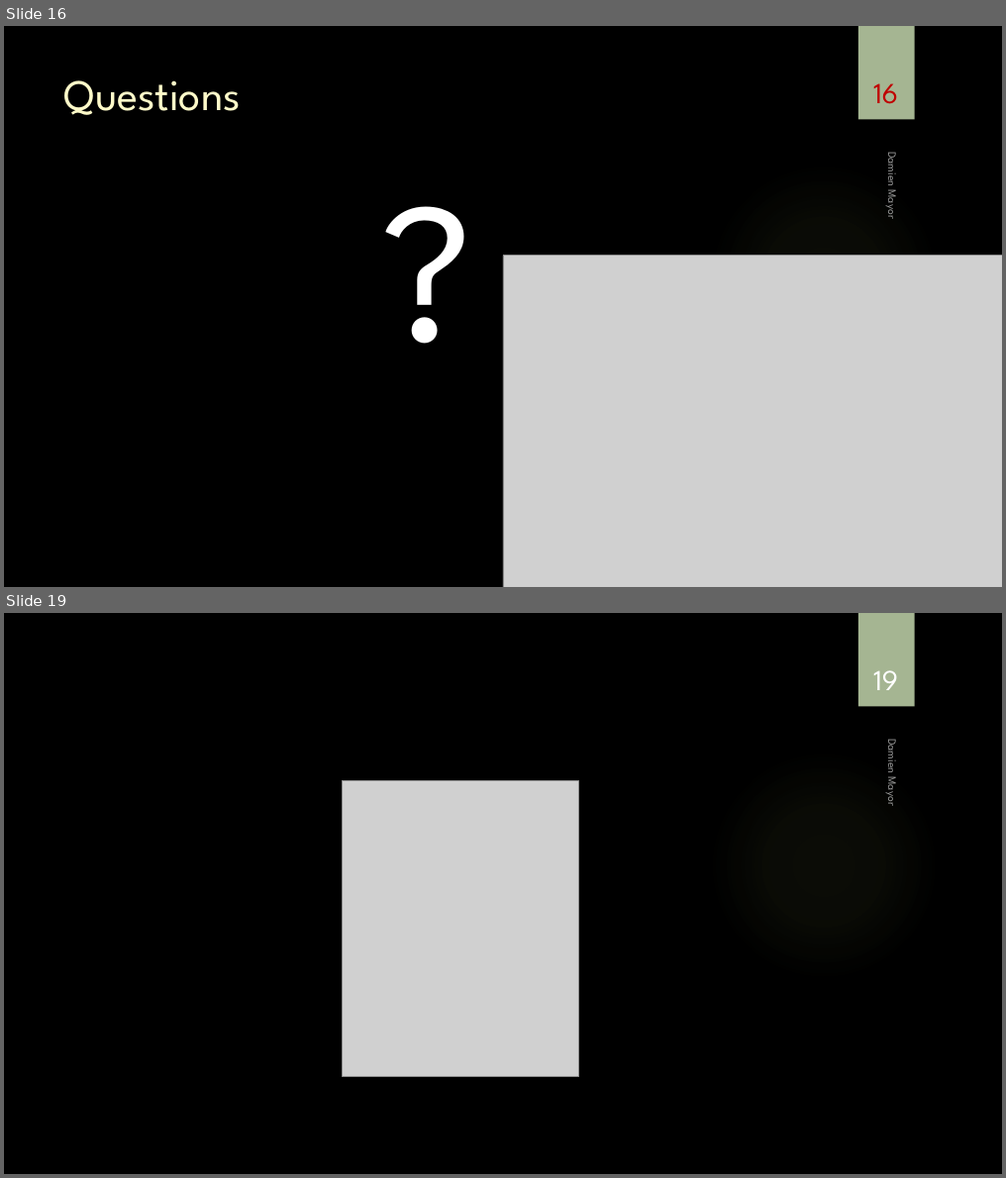
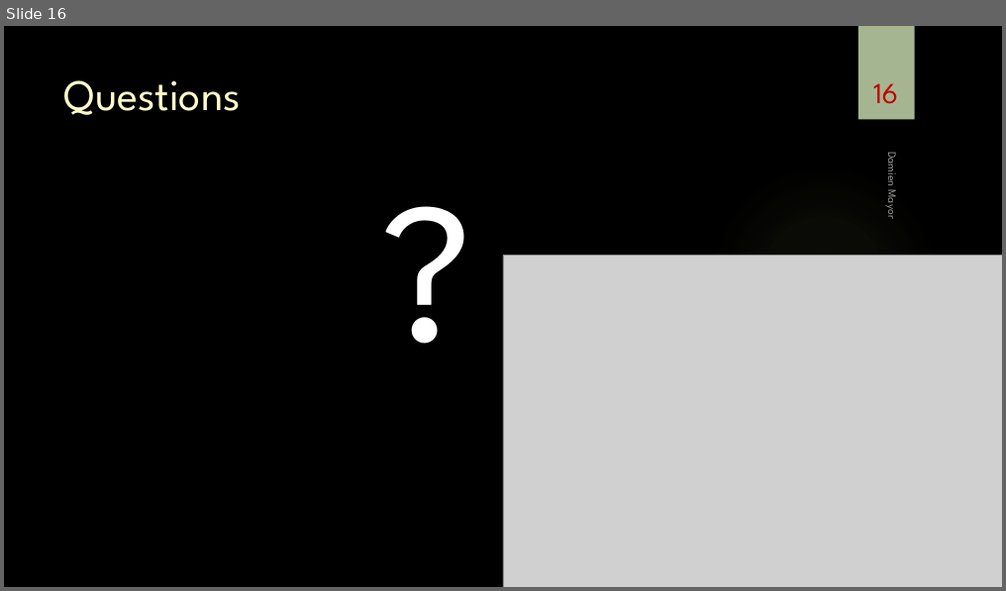
Before and after one commit to damienmayor/TPI, a slide deck: Présentation/Présentation TPI DMA.pptx. Shown one above the other, each under a label of ours: slides 16 and 19 before the commit, slide 16 after it; the slides between them are not shown. The pictures are 1006x1178 and 1006x591 pixels, drawn with LibreOffice and Linux fonts; fonts in the diff are those of the drawing; grey boxes stand for pictures; background and template pictures are left out. Boxes give left, top, right and bottom in pixels: in the first picture for what was removed or moved away, otherwise in the second. Text is boxed around its words. In the diff, an @@ line names an element or a change of style, - is before the commit and + after.

```diff
--- a/Présentation/Présentation TPI DMA.pptx
+++ b/Présentation/Présentation TPI DMA.pptx
@@ slide 19 removed at (4, 613, 1002, 1174), background picture (left out); not listed: 2 template elements that a slide beside it also shows @@
@@ page number removed at (873, 670, 898, 690) @@
-19
@@ text removed at (884, 742, 901, 805) @@
-Damien Mayor
@@ picture removed at (343, 780, 579, 1077) @@
```
Also in this commit, not shown: 11 slides changed, 10 other slides removed.
